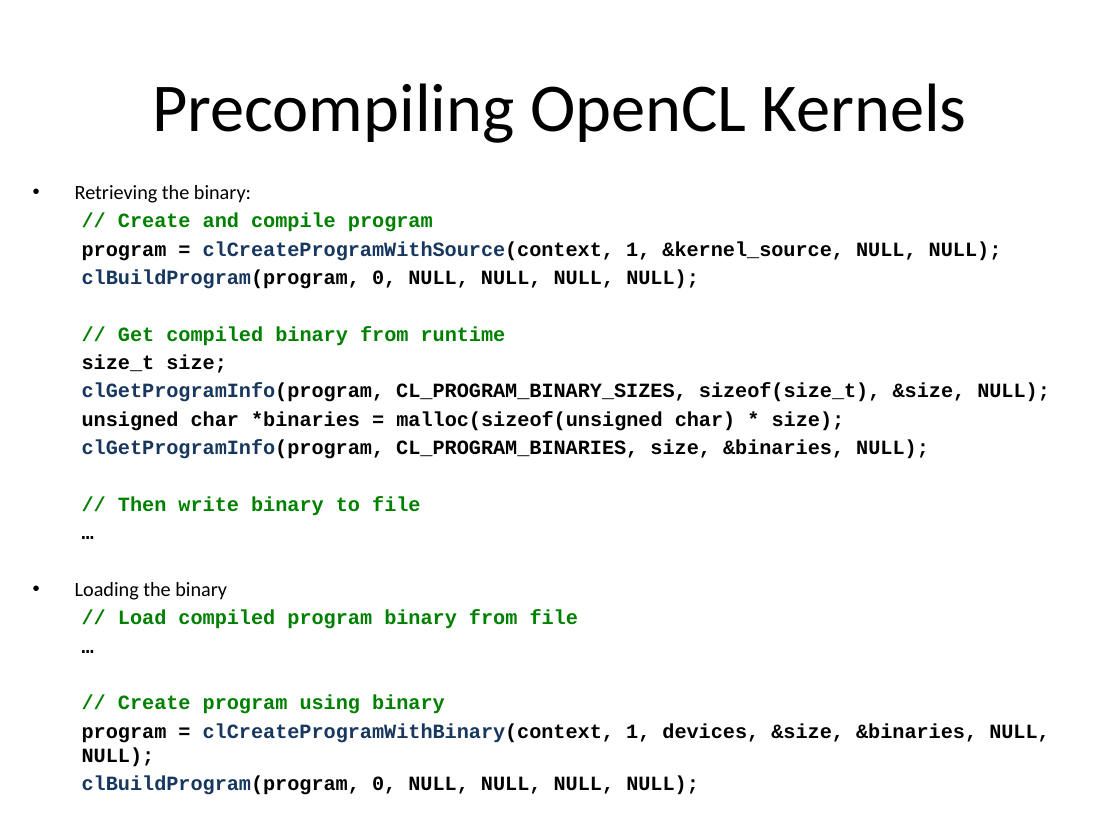
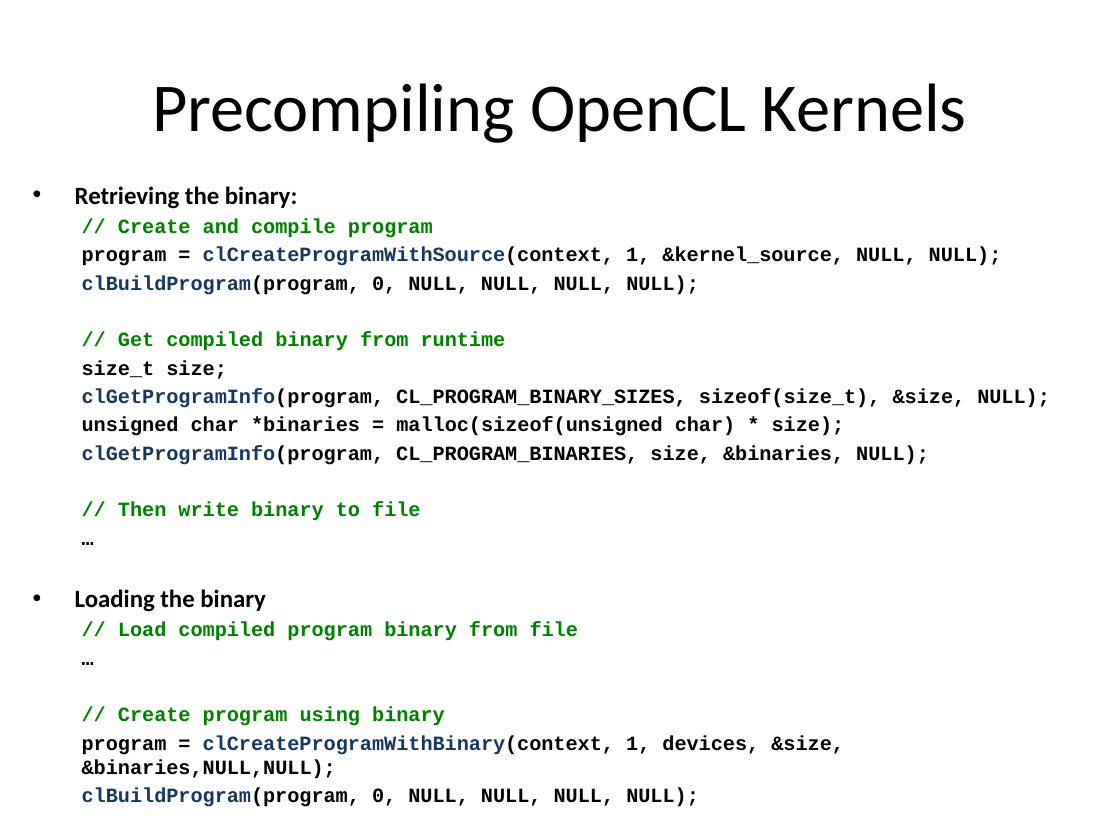
Before and after one commit to UoB-HPC/opencl-training-slides, a slide deck: slide 9 of advanced_part2.pptx. Drawn at 1120x840 pixels with LibreOffice and Linux fonts; fonts in the diff are those of the drawing. Boxes give left, top, right and bottom in pixels: in the first picture for what was removed or moved away, otherwise in the second. Text is boxed around its words. In the diff, an @@ line names an element or a change of style, - is before the commit and + after.

```diff
--- a/advanced_part2.pptx
+++ b/advanced_part2.pptx
@@ text at (75,186,297,612): size 13 to 16 pt, bold on in "Retrieving the binary:", "Loading the binary" @@
@@ text at (82,735,844,779): spaces changed @@
-  program = clCreateProgramWithBinary(context, 1, devices, &size, &binaries, NULL, NULL);
+  program = clCreateProgramWithBinary(context, 1, devices, &size, &binaries,NULL,NULL);
```
Also in this commit, not shown: 3 other slides changed.
